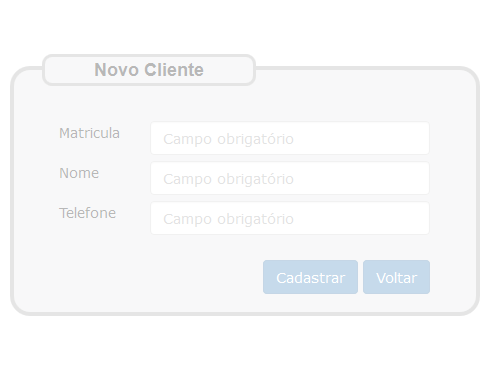
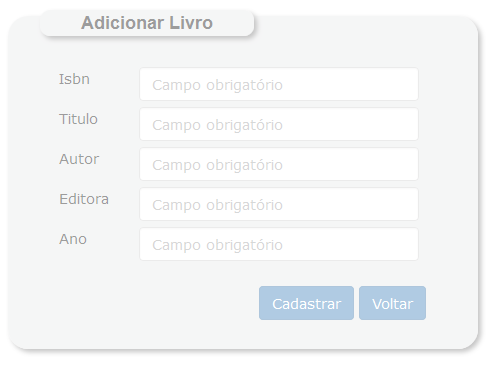
Revision of a layered (491, 365) image; what changed, layer by layer:
added layer "Camada 3" (39%) above "Camada 2" over [7,9,485,356]
hid "Camada 2", opacity 28% → 100%, painted on it over [7,9,485,356]
